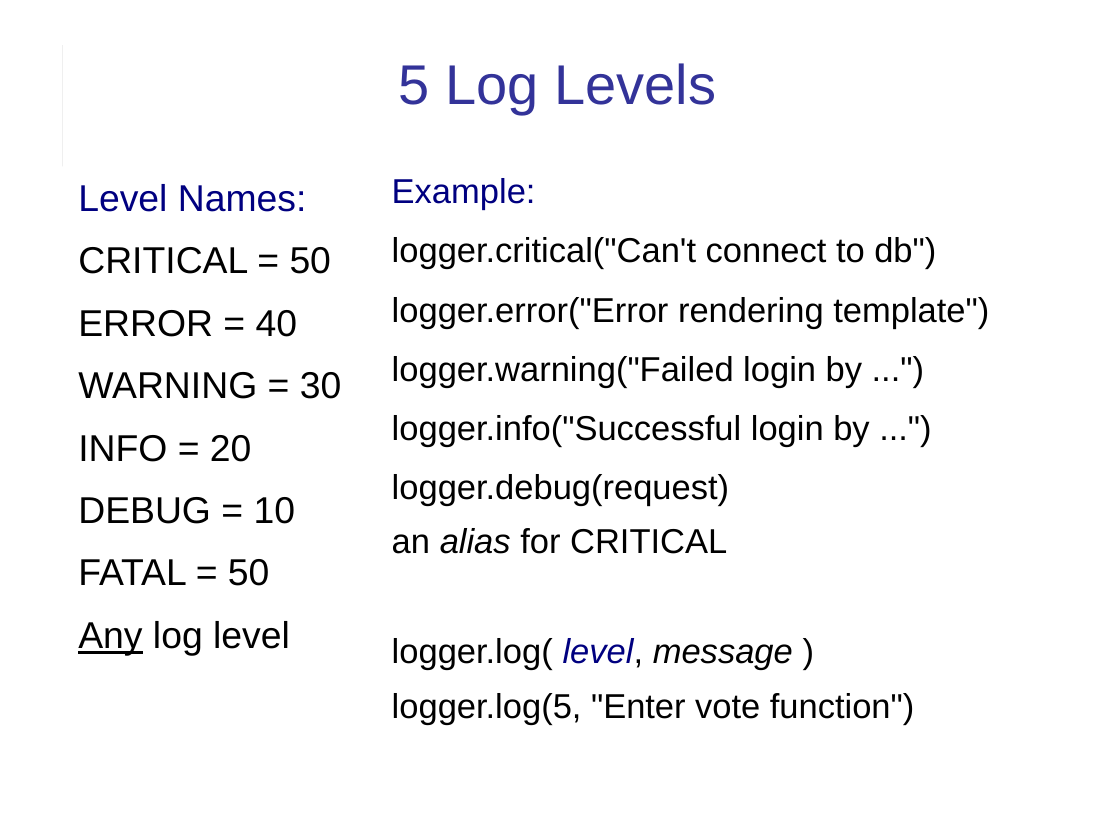
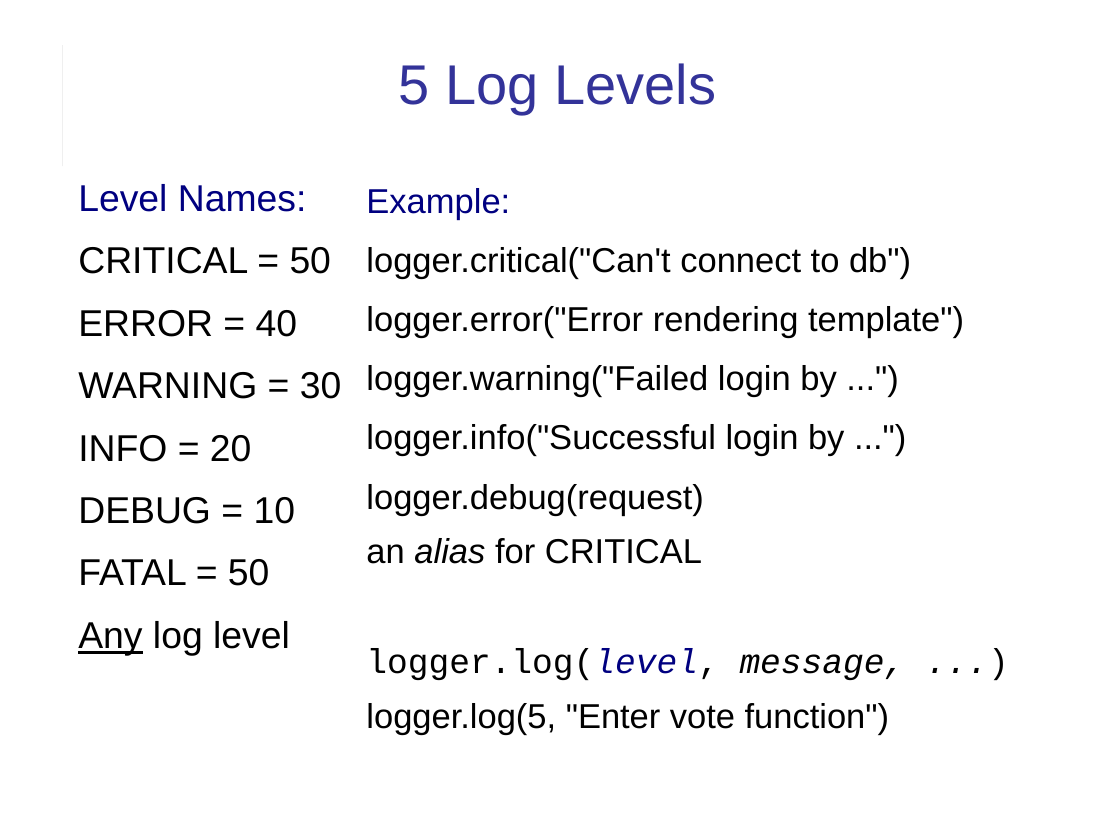
Before and after one commit to cpske/ISP, a slide deck: slide 11 of logging/Logging.ppt. Drawn at 1120x840 pixels with LibreOffice and Linux fonts; fonts in the diff are those of the drawing. Boxes give left, top, right and bottom in pixels: in the first picture for what was removed or moved away, otherwise in the second. Text is boxed around its words. In the diff, an @@ line names an element or a change of style, - is before the commit and + after.

```diff
--- a/logging/Logging.ppt
+++ b/logging/Logging.ppt
@@ text "Example:": place and size @@
-text "Example:" at [392, 178, 989, 725]
+text "Example:" at [366, 188, 964, 735]
@@ text at [366, 648, 906, 681]: text changed; font Arial to Courier New; italic on @@
-logger.log( level, message )
+logger.log(level, message, ...)
```
Also in this commit, not shown: 7 other slides changed, 1 slide removed, 3 other files.
